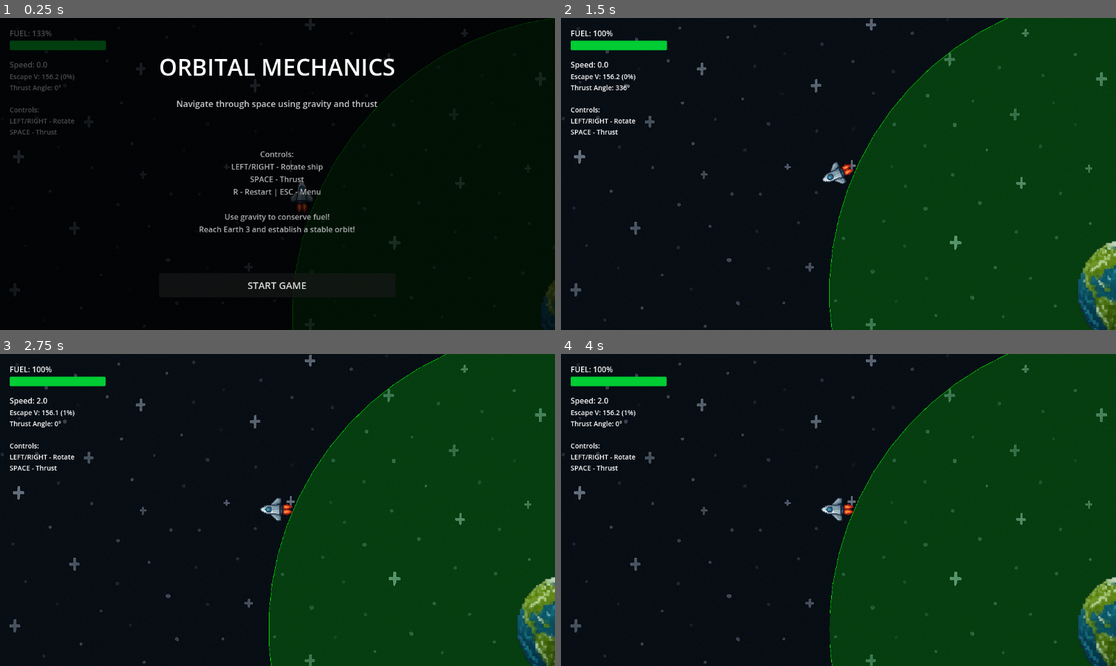
Above: before the commit, frames 1-4 (two rows, left to right).
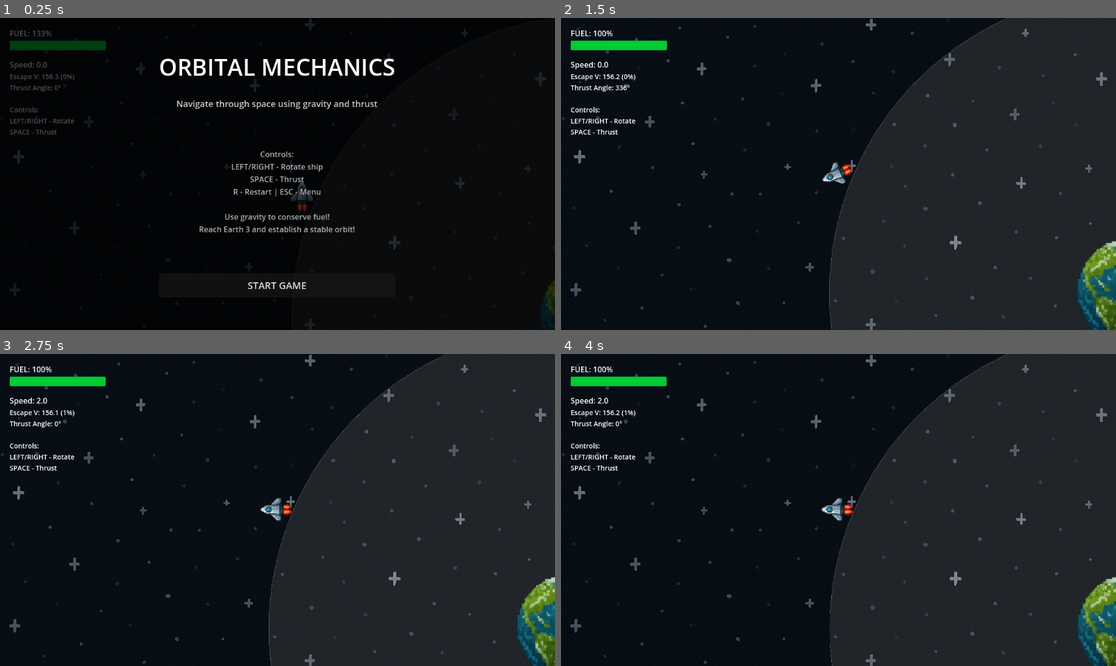
Above: after the commit, the same moments.

Repository: magedeungaro/Orbit
Game: Godot game, scene res://main.tscn
Same seed, same stepped clock (60 frames per second), same inputs: the game is played once before the commit and once after it.
Inputs:
- Up to frame 1 (0.25 s): no input
- Up to frame 2 (1.5 s): click "START GAME" at 0.5 s; tap Enter at 1.25 s; hold Right (ui_right) from 1.28 s (still down); tap R at 1.35 s
- Up to frame 3 (2.75 s): tap Space (ui_select) at 1.52, 2.27 s; release Right (ui_right) at 2.03 s; hold Down (ui_down) from 2.03 s (still down); tap R at 2.1 s
- Up to frame 4 (4 s): release Down (ui_down) at 2.78 s; hold Right (ui_right) 2.78-3.53 s; tap R at 2.85, 3.6 s; hold Up (ui_up) from 3.53 s (still down); tap Space (ui_select) at 3.77 s

The runs differ from the first frame. In frame 1, 0.1% of the frame differs, in the area x 10-100%, y 0-100%; in frame 2, 42%, in the area x 47-100%, y 0-100%; in frame 3, 42%; in frame 4, 42%.

Commit message:
Melhora visibilidade da distancia da trajetoria

Diff:
--- a/main.tscn
+++ b/main.tscn
@@ -52,11 +52,10 @@
 texture = ExtResource("5_683ew")
 
 [node name="OrbitingBody" type="CharacterBody2D" parent="."]
-position = Vector2(300, 300)
+position = Vector2(301, 300)
 script = ExtResource("2_eevcs")
 thrust_force = 30.0
 mass = 1000.0
-trajectory_color = Color(1, 0.309804, 0, 0.701961)
 max_fuel = 750.0
 
 [node name="CollisionShape2D" type="CollisionShape2D" parent="OrbitingBody"]
--- a/scripts/orbit_visualization.gd
+++ b/scripts/orbit_visualization.gd
@@ -26,12 +26,13 @@
 		for body in orbiting_body.central_bodies:
 			if body != null:
 				var soi = orbiting_body.calculate_sphere_of_influence()
-				var soi_color = Color.GREEN
-				soi_color.a = 0.2  # Semi-transparent
+				# Creamy, white-ish transparent color
+				var soi_color = Color(1.0, 0.97, 0.9, 0.1)  # Creamy white, very transparent
 				draw_circle(body.global_position, soi, soi_color)
 
-				# Draw the boundary with a line
-				draw_arc(body.global_position, soi, 0, TAU, 64, Color.GREEN, 1.0)
+				# Draw the boundary with a soft creamy line
+				var border_color = Color(1.0, 0.97, 0.9, 0.3)
+				draw_arc(body.global_position, soi, 0, TAU, 64, border_color, 1.0)
 
 	# Draw orbit trail
 	if orbiting_body.show_orbit_trail and orbiting_body.orbit_trail.size() > 1:
--- a/scripts/orbiting_body.gd
+++ b/scripts/orbiting_body.gd
@@ -17,14 +17,14 @@
 @export var boundary_right: float = 25000.0  # Right boundary of play area
 @export var boundary_bottom: float = 25000.0  # Bottom boundary of play area
 @export var show_orbit_trail: bool = true  # Draw the orbit trail
-@export var orbit_trail_color: Color = Color.BLUE  # Color of the orbit trail
+@export var orbit_trail_color: Color = Color.MAGENTA # Color of the orbit trail
 @export var trail_max_points: int = 500  # Maximum points to store for trail
 @export var use_escape_velocity_thrust: bool = false  # Scale thrust to achieve escape velocity (disabled for controlled movement)
 @export var thrust_angle_rotation_speed: float = 180.0  # Degrees per second for rotating thrust direction
 @export var show_trajectory: bool = true  # Draw predicted trajectory
-@export var trajectory_prediction_time: float = 5.0  # How far into the future to predict (seconds)
-@export var trajectory_points: int = 60  # Number of points to calculate for trajectory
-@export var trajectory_color: Color = Color(1.0, 1.0, 0.0, 0.7)  # Yellow with some transparency
+@export var trajectory_prediction_time: float = 15.0  # How far into the future to predict (seconds)
+@export var trajectory_points: int = 100  # Number of points to calculate for trajectory
+@export var trajectory_color: Color = Color.YELLOW  # Bright yellow with some transparency
 
 # Fuel system
 @export var max_fuel: float = 1000.0  # Maximum fuel capacity (in delta-v units)
Not shown: 1 places in main.tscn that only renumber resources
